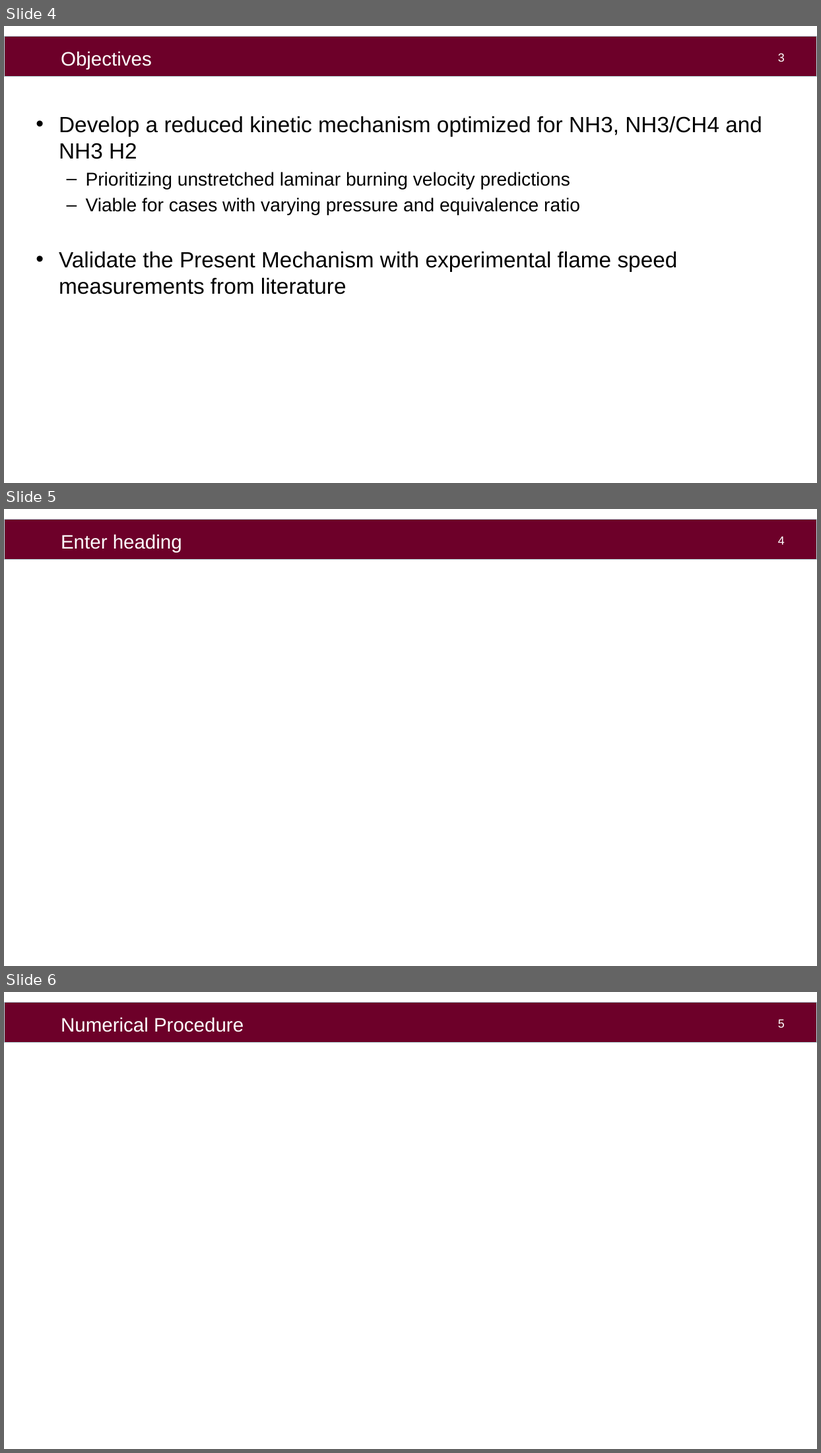
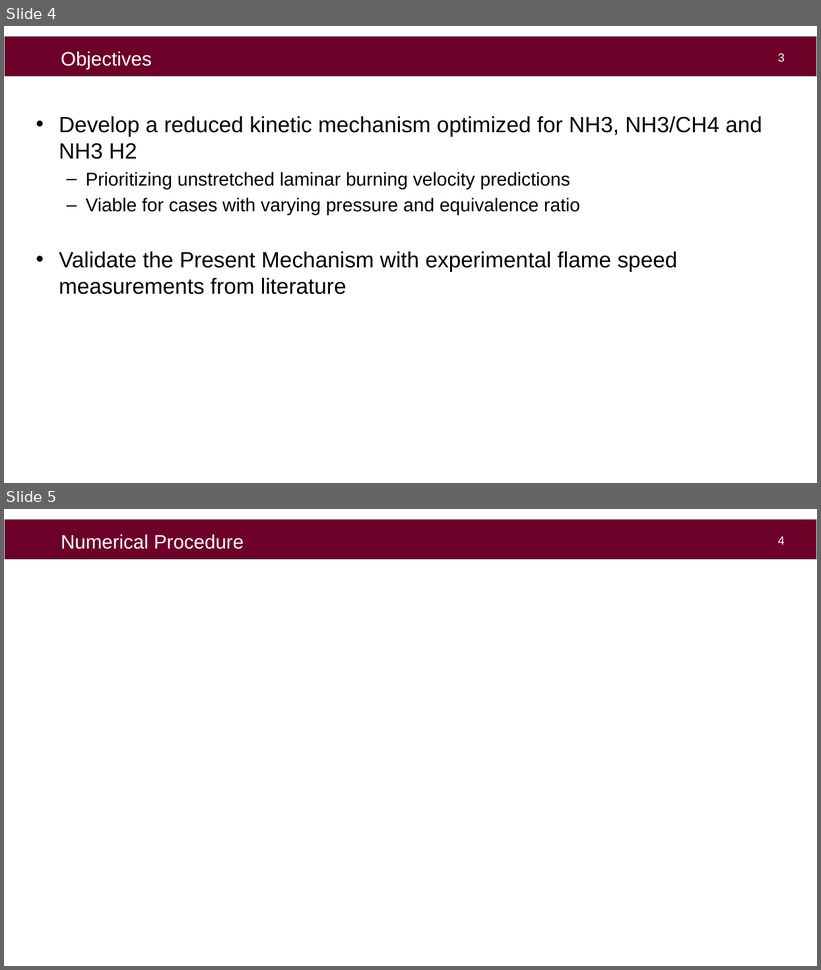
Before and after one commit to aahil-wq/lab-presentations, a slide deck: icfd2026/pres/kyushu_ppt_16-9.pptx. Shown one above the other, each under a label of ours: slides 4, 5 and 6 before the commit, slides 4 and 5 after it. The pictures are 821x1453 and 821x970 pixels, drawn with LibreOffice and Linux fonts; fonts in the diff are those of the drawing; grey boxes stand for pictures; background and template pictures are left out. Boxes give left, top, right and bottom in pixels: in the first picture for what was removed or moved away, otherwise in the second. Text is boxed around its words. In the diff, an @@ line names an element or a change of style, - is before the commit and + after.

```diff
--- a/icfd2026/pres/kyushu_ppt_16-9.pptx
+++ b/icfd2026/pres/kyushu_ppt_16-9.pptx
@@ slide 5 removed at (4, 509, 817, 966), background #FFFFFF; not listed: 1 template element that a slide beside it also shows @@
@@ text removed at (61, 534, 182, 553) @@
-Enter heading
@@ page number removed at (778, 536, 785, 545) @@
-4
@@ what was slide 6 is now slide 5 @@
@@ page number at (778, 536, 785, 545): text changed @@
-5
+4
```
Also in this commit, not shown: 1 slide changed, 1 slide added, 1 other slide removed, 1 other file.
